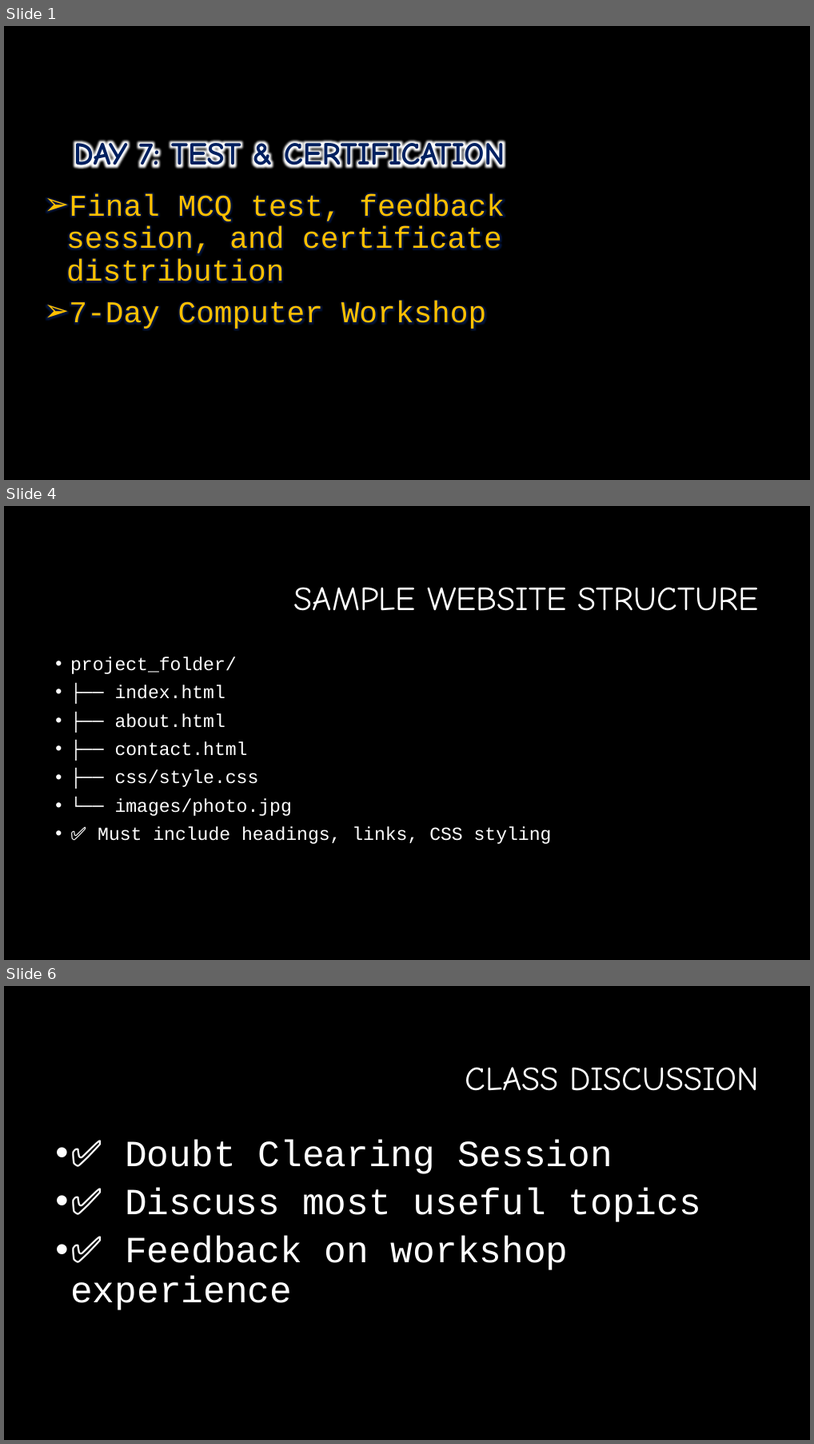
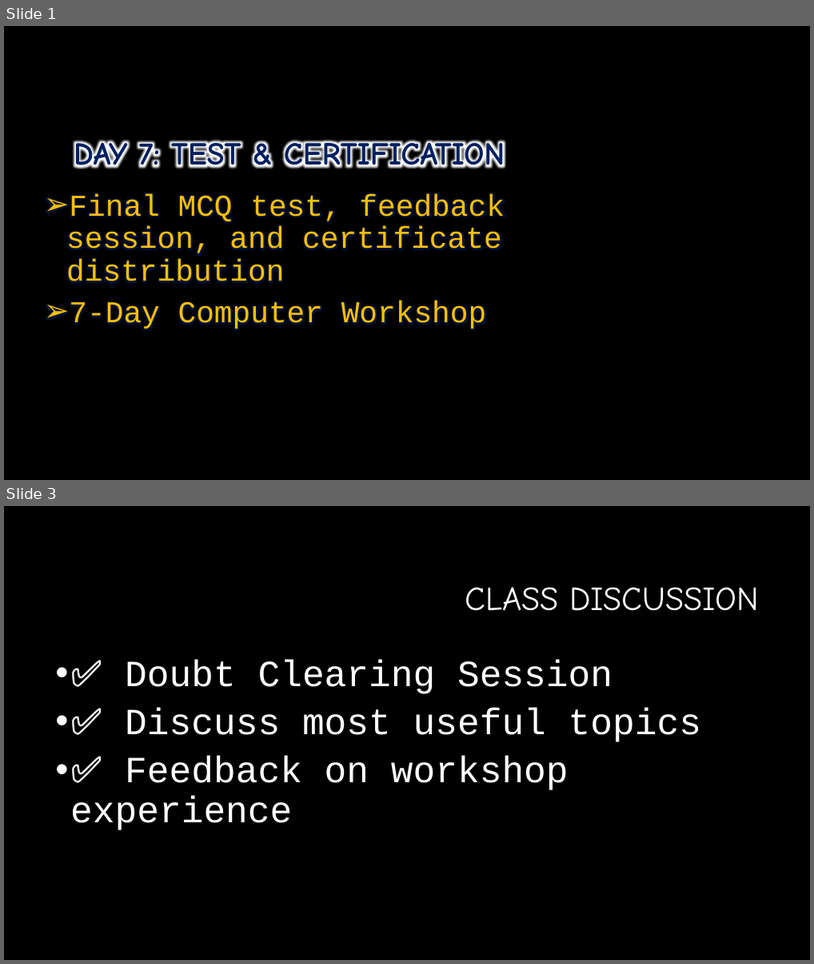
Before and after one commit to officialsurajarya/My-Hand-Written-Notes, a slide deck: 7 Days Workshop/Day7_Final_Project_Certification.pptx. Shown one above the other, each under a label of ours: slides 1, 4 and 6 before the commit, slides 1 and 3 after it; the slides between them are not shown. The pictures are 814x1444 and 814x964 pixels, drawn with LibreOffice and Linux fonts; fonts in the diff are those of the drawing; background and template pictures are left out. Boxes give left, top, right and bottom in pixels: in the first picture for what was removed or moved away, otherwise in the second. Text is boxed around its words. In the diff, an @@ line names an element or a change of style, - is before the commit and + after.

```diff
--- a/7 Days Workshop/Day7_Final_Project_Certification.pptx
+++ b/7 Days Workshop/Day7_Final_Project_Certification.pptx
@@ slide 4 removed at [4,506,810,960], background #000000 @@
@@ title removed at [294,587,759,611] @@
-SAMPLE WEBSITE STRUCTURE
@@ text removed at [70,656,552,844] @@
-• project_folder/
-• ├── index.html
-• ├── about.html
-• ├── contact.html
-• ├── css/style.css
-• └── images/photo.jpg
-• ✅ Must include headings, links, CSS styling
@@ what was slide 6 is now slide 3 @@
```
Also in this commit, not shown: 1 slide changed, 1 slide added, 4 other slides removed, 11 other files.
